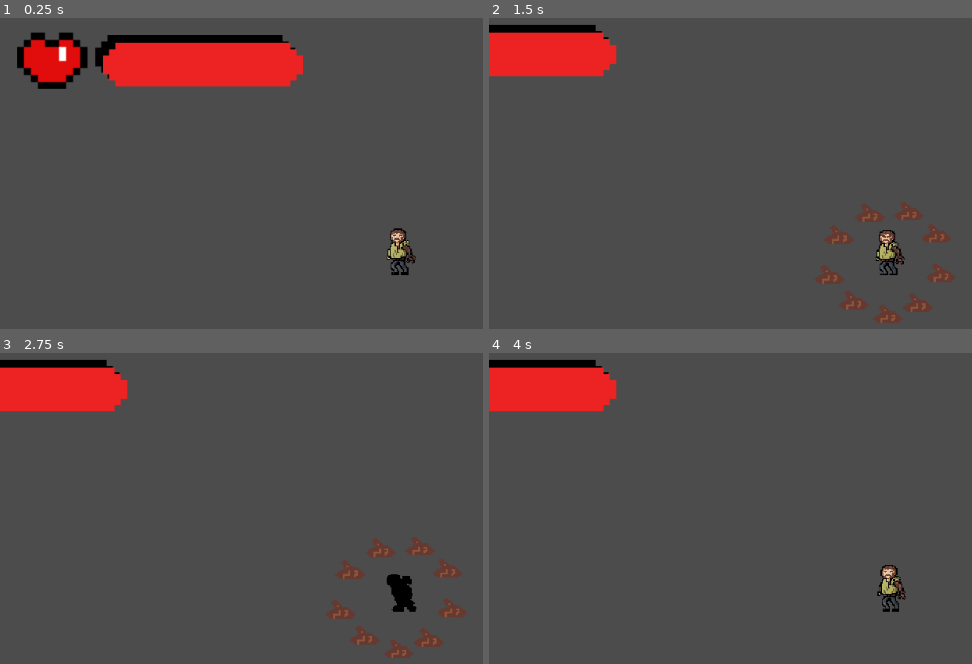
Above: before the commit, frames 1-4 (two rows, left to right).
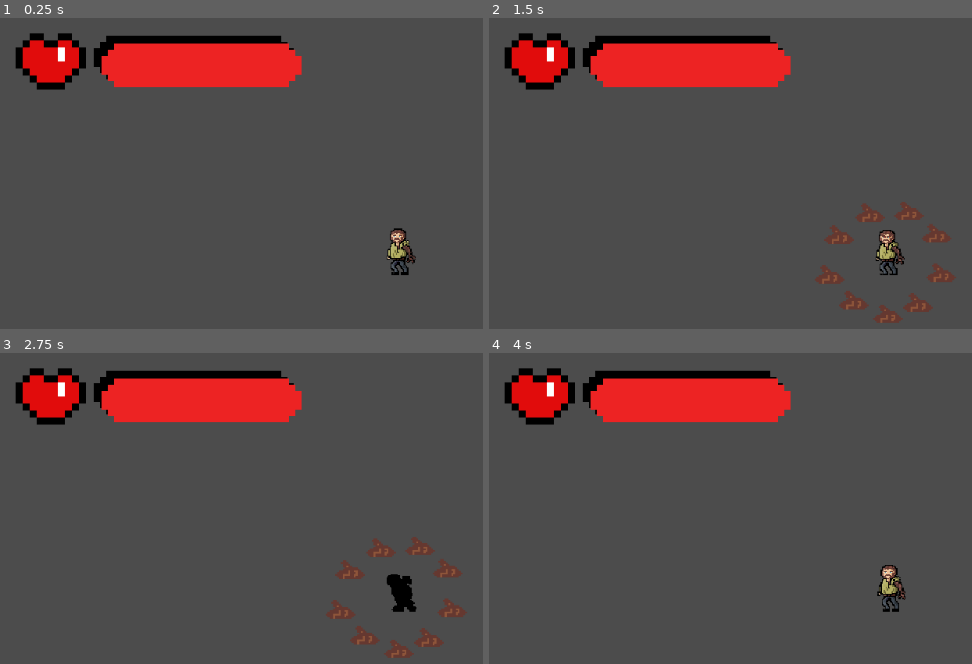
Above: after the commit, the same moments.

Repository: tarikdemiroren/GameCircleJam
Game: Godot game, scene res://src/scenes/PlayerScene.tscn
Same seed, same stepped clock (60 frames per second), same inputs: the game is played once before the commit and once after it. The project has no main scene, so this scene is started directly.
Inputs:
- Up to frame 1 (0.25 s): no input
- Up to frame 2 (1.5 s): tap Enter at 0.5 s; hold Right (right) 0.53-1.28 s; hold Shift (sprint) 0.53-1.28 s; hold Down (down) from 1.28 s (still down); tap S (ultimate_attack) at 1.35 s
- Up to frame 3 (2.75 s): tap Space at 2 s; release Down (down) at 2.03 s; hold Right (right) from 2.03 s (still down); hold Shift (sprint) from 2.03 s (still down)
- Up to frame 4 (4 s): release Right (right) at 2.78 s; release Shift (sprint) at 2.78 s; hold Up (up) 2.78-3.53 s; tap S (ultimate_attack) at 2.85 s; hold Left (left) from 3.53 s (still down); hold Shift (sprint) from 3.53 s (still down)

The runs differ from the first frame. In frame 1, 1.2% of the frame differs, in the area x 3-63%, y 4-24%; in frame 2, 9.0%, in the area x 0-63%, y 2-24%; in frame 3, 9.0%; in frame 4, 9.0%.

Commit message:
player damaged

Diff:
--- a/MyGame/project.godot
+++ b/MyGame/project.godot
@@ -66,11 +66,6 @@
 "events": [ Object(InputEventKey,"resource_local_to_scene":false,"resource_name":"","device":0,"alt":false,"shift":false,"control":false,"meta":false,"command":false,"pressed":false,"scancode":0,"physical_scancode":32,"unicode":0,"echo":false,"script":null)
  ]
 }
-accelerate={
-"deadzone": 0.5,
-"events": [ Object(InputEventKey,"resource_local_to_scene":false,"resource_name":"","device":0,"alt":false,"shift":false,"control":false,"meta":false,"command":false,"pressed":false,"scancode":0,"physical_scancode":16777237,"unicode":0,"echo":false,"script":null)
- ]
-}
 sprint={
 "deadzone": 0.5,
 "events": [ Object(InputEventKey,"resource_local_to_scene":false,"resource_name":"","device":0,"alt":false,"shift":false,"control":false,"meta":false,"command":false,"pressed":false,"scancode":16777237,"physical_scancode":0,"unicode":0,"echo":false,"script":null)
--- a/MyGame/src/scenes/PlayerScene.gd
+++ b/MyGame/src/scenes/PlayerScene.gd
@@ -1,3 +1,7 @@
 extends Control
 
 signal health_changed(health)
+
+
+func _on_Player_health_changed(health):
+	emit_signal("health_changed", health)
--- a/MyGame/src/scenes/PlayerScene.tscn
+++ b/MyGame/src/scenes/PlayerScene.tscn
@@ -1,22 +1,27 @@
-[gd_scene load_steps=5 format=2]
+[gd_scene load_steps=4 format=2]
 
 [ext_resource path="res://src/user_interface/HealthBar.tscn" type="PackedScene" id=1]
 [ext_resource path="res://src/actors/Player.tscn" type="PackedScene" id=2]
 [ext_resource path="res://src/scenes/PlayerScene.gd" type="Script" id=3]
-
-[sub_resource type="AnimationNodeStateMachinePlayback" id=1]
 
 [node name="PlayerScene" type="Control"]
 anchor_right = 1.0
 anchor_bottom = 1.0
 script = ExtResource( 3 )
 
-[node name="HealthBar_Interface" parent="." instance=ExtResource( 1 )]
+[node name="CanvasLayer" type="CanvasLayer" parent="."]
+
+[node name="HealthBar_Interface" parent="CanvasLayer" instance=ExtResource( 1 )]
+anchor_top = 0.00166667
+anchor_bottom = 1.00167
+margin_top = 0.0
+margin_bottom = 0.0
+__meta__ = {
+"_edit_use_anchors_": true
+}
 
 [node name="Player" parent="." instance=ExtResource( 2 )]
 position = Vector2( 511, 300 )
 
-[node name="PlayerAnimationTree" parent="Player" index="5"]
-parameters/playback = SubResource( 1 )
-
-[editable path="Player"]
+[connection signal="health_changed" from="." to="CanvasLayer/HealthBar_Interface" method="_on_PlayerScene_health_changed"]
+[connection signal="health_changed" from="Player" to="." method="_on_Player_health_changed"]
--- a/MyGame/src/user_interface/HealthBar.gd
+++ b/MyGame/src/user_interface/HealthBar.gd
@@ -5,3 +5,11 @@
 # Called when the node enters the scene tree for the first time.
 func _ready():
 	pass # Replace with function body.
+
+func animate_val(start, end):
+	$Tween.interpolate_property(healthBar, "value", start, end, 0.3, Tween.TRANS_ELASTIC, Tween.EASE_OUT)
+	$Tween.start()
+
+func _on_PlayerScene_health_changed(health):
+	animate_val(healthBar.value, health)
+	healthBar.value = health
--- a/MyGame/src/user_interface/HealthBar.tscn
+++ b/MyGame/src/user_interface/HealthBar.tscn
@@ -28,3 +28,5 @@
 texture_under = ExtResource( 3 )
 texture_progress = ExtResource( 1 )
 texture_progress_offset = Vector2( 10, 10 )
+
+[node name="Tween" type="Tween" parent="."]
Not shown, added: MyGame/assets/actors/close_range_attack_lr.png.import
Not shown, added: MyGame/assets/actors/mid_range_attack_lr.png.import
